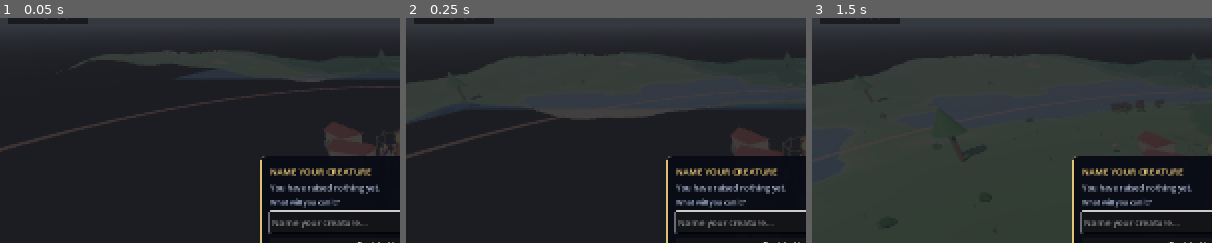
Above: before the commit, frames 1-3 (left to right).
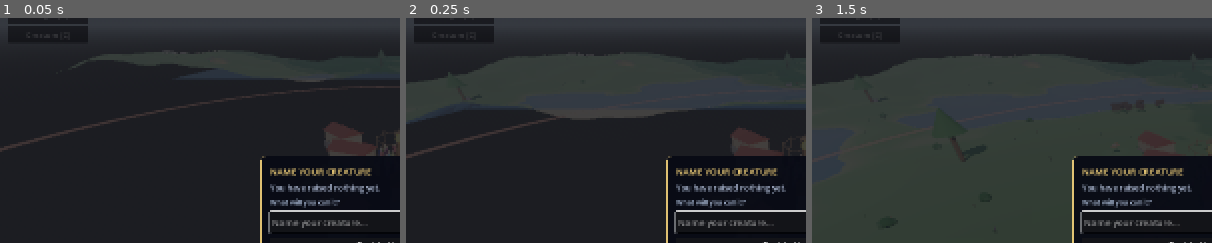
Above: after the commit, the same moments.

Repository: tjloman/tjloman
Game: Godot game, scene res://scenes/main.tscn
The game is run twice, just before and just after one commit, with the same random seed, the same clock (stepped at 60 frames per second) and the same inputs.
Inputs (mouse positions are % of the whole screen's width and height, from its top left):
- Up to frame 1 (0.05 s): no input
- Up to frame 2 (0.25 s): no input
- Up to frame 3 (1.5 s): click (6, 11) at 0.5 s, where only the run after the commit has a clickable "Creature [C]"; click "Begin" at 1.25 s
The pictures show only the part of the screen within x 0-50%, y 8-58%; the shares and areas given below are measured in that part.

The runs differ from the first frame. In frame 1, 0.7% of the frame differs, in the area x 2-22%, y 3-8%; in frame 2, 0.8%; in frame 3, 0.8%.

Commit message:
Focusing him at his nest composes the shot, not a lock-on
A lock-on centres the beast and orbits him. At forty metres tall that is
a wall of creature and nothing else — no stones behind him, no fire, no
dancers, no torches, no trees, and the tablets you are trying to read are
squarely behind his back.

So asking to see him at his nest composes a picture instead: the eye
stands twenty-five metres out in front, one metre nine off the ground,
pitched seven degrees ABOVE level so sky and earth both fill the frame,
aiming at a point between his bed and the wall so the stones read over
him rather than behind him. It is the view somebody walking past the
front of the grounds has. The wall of faces fills about three fifths of
the frame width at that distance, and the fire and the dance ring sit
between the eye and him, so the dancers and the torches are in shot.

The framing is asked of the NEST, which is the only thing that knows
where its own bed and wall are, and the rig simply holds what it is
given. Any touch of the controls hands the shot back — a view you cannot
pan out of is a cutscene, not a camera.

C now cycles the three ways of looking at him in the order you want them:
the shot, then the ordinary lock-on, then release. Away from the nest
there is nothing to compose, so it is the lock-on and the release exactly
as before.

AND A WAY TO DO IT ON A PHONE, which there was not. C does this on a
keyboard and there is no C on a thumb; Praise and Scold only appear once
you are already locked on, so a phone could not get locked on at all. A
Creature button sits under the Villages button and fires the same action
the key does — the same road, not a second behaviour that happens to look
alike, because one of those two would quietly rot.

Praise and Scold now show for the composed shot as well as the lock-on.
Losing them at the exact moment you are sitting in front of him watching
him lie down would be perverse.

Co-Authored-By: Claude Opus 5 <noreply@anthropic.com>
Claude-Session: https://claude.ai/code/session_01NqBKfyc5c6bViy6kUi2S7P

Diff:
--- a/scripts/main.gd
+++ b/scripts/main.gd
@@ -335,12 +335,28 @@
 			creature.leash_to(divine_hand.ground_point)
 			GameState.announce("You lead your creature there. (G again to release.)")
 	elif event.is_action_pressed("find_creature") and is_instance_valid(creature):
-		# C toggles a LOCK-ON: the camera glides to the creature, keeps it
-		# centered, and orbits around it until you pan away (or press C again).
+		# C CYCLES THE THREE WAYS OF LOOKING AT HIM, in the order you want them.
+		#
+		# At his nest the first press composes THE SHOT — the whole place from
+		# the front, low down, stones and fire and dancers in one frame. A
+		# lock-on cannot do that: it centres the beast and orbits him, which at
+		# forty metres tall is a wall of creature and nothing else, with the
+		# stones you are trying to read hidden behind his back.
+		#
+		# Press again and it becomes the ordinary lock-on; again and it lets go.
+		# Away from the nest there is nothing to compose, so it is the lock-on
+		# and the release, exactly as it always was.
+		var nest := CreatureNest.holding(creature)
 		if camera_rig.follow_target == creature:
 			camera_rig.follow_target = null
+		elif nest != null and not camera_rig.framed:
+			var shot := nest.viewing()
+			camera_rig.frame_on(shot["aim"], shot["yaw"], shot["pitch"], shot["zoom"])
+			GameState.hint("His nest, from the front. Hold the stone wall to read it."
+				+ " C again to follow him instead.")
 		else:
 			camera_rig.follow_target = creature
+			camera_rig.framed = false
 			# Frame the whole beast — the lock-on distance scales with its size,
 			# so a towering full-grown creature isn't shot from inside its ankle.
 			var s := creature.scale.y
--- a/scripts/player/camera_rig.gd
+++ b/scripts/player/camera_rig.gd
@@ -20,6 +20,10 @@
 ## When set, the rig glides after this node (e.g. the creature) until the
 ## player pans away manually.
 var follow_target: Node3D = null
+## TRUE while the camera is holding a COMPOSED SHOT — a framing somebody asked
+## for by name rather than one the player steered to. Any touch of the controls
+## gives it back: a shot you cannot pan out of is a cutscene.
+var framed := false
 
 var _rotating := false
 var _touches := {}        # touch index -> screen position
@@ -87,6 +91,7 @@
 	input_dir.x = Input.get_action_strength("cam_right") - Input.get_action_strength("cam_left")
 	if input_dir != Vector2.ZERO:
 		follow_target = null  # manual panning breaks the follow
+		framed = false
 		# Pan speed scales with zoom so the world feels consistent at any height.
 		var speed := PAN_SPEED * (zoom_distance / 35.0)
 		var forward := -global_transform.basis.z
@@ -99,6 +104,7 @@
 
 	var rot := Input.get_action_strength("cam_rotate_right") - Input.get_action_strength("cam_rotate_left")
 	if rot != 0.0:
+		framed = false
 		_yaw_around_focus(-rot * ROTATE_SPEED * delta)
 
 	# The camera only ever sits back along its own +Z. Forcing x/y to zero
@@ -209,7 +215,24 @@
 ## Zoom by a factor, keeping the focus point fixed in frame: the rig
 ## origin slides toward (zoom in) or away from (zoom out) the hand by the
 ## same ratio as the zoom distance — standard dolly-to-cursor.
+## STAND HERE AND LOOK THAT WAY. Everything the rig needs to hold one composed
+## shot: where the eye aims, which way round it is, how far above level it
+## looks, and how far back it stands. It arrives outright rather than gliding in
+## — this is somebody pressing a key that means "show me", and a slow swoop from
+## wherever they happened to be is a worse answer than the picture.
+func frame_on(aim: Vector3, yaw: float, pitch: float, zoom: float) -> void:
+	follow_target = null
+	framed = true
+	global_position = aim
+	rotation.y = yaw
+	pitch_node.rotation_degrees.x = pitch
+	zoom_distance = clampf(zoom, MIN_ZOOM, MAX_ZOOM)
+	camera.position.z = zoom_distance
+	camera.rotation = Vector3.ZERO
+
+
 func _zoom_toward(factor: float) -> void:
+	framed = false
 	var new_zoom := clampf(zoom_distance * factor, MIN_ZOOM, MAX_ZOOM)
 	var ratio := new_zoom / zoom_distance
 	zoom_distance = new_zoom
@@ -237,6 +260,7 @@
 ## height so the whole settlement sits in frame.
 func snap_to(world_pos: Vector3) -> void:
 	follow_target = null
+	framed = false
 	global_position.x = world_pos.x
 	global_position.z = world_pos.z
 	zoom_distance = clampf(zoom_distance, 22.0, 45.0)
@@ -245,6 +269,7 @@
 ## Pan by a world-space delta (used by DivineHand's grab-the-land drag).
 func pan_world(delta_vec: Vector3) -> void:
 	follow_target = null  # grabbing the land breaks the follow
+	framed = false
 	delta_vec.y = 0
 	global_position += delta_vec
 
--- a/scripts/ui/hud.gd
+++ b/scripts/ui/hud.gd
@@ -53,6 +53,10 @@
 var _roster_panel: PanelContainer
 var _roster_list: VBoxContainer
 var _roster_button: Button
+## THE ONE WAY TO REACH THE CREATURE ON A PHONE. C does it on a keyboard and
+## there is no C on a thumb — Praise and Scold only appear once you are already
+## locked on, so until now a phone could not get locked on at all.
+var _creature_button: Button
 var _roster_refresh := 0.0
 ## The casting session's own readout: a ring that fills as you press to open
 ## it, and a bar that drains once you stop drawing. Without these the session
@@ -71,6 +75,7 @@
 	_build_miracle_panel()
 	_build_creature_panel()
 	_build_praise_scold()
+	_build_creature_button()
 	_build_hover_label()
 	_build_message_label()
 	_build_help_panel()
@@ -303,6 +308,28 @@
 	add_child(_praise_scold)
 
 
+## Under the villages button, in the same plain style, because it is the same
+## kind of thing: somewhere to go.
+func _build_creature_button() -> void:
+	_creature_button = Button.new()
+	_creature_button.text = "Creature [C]"
+	_creature_button.position = Vector2(16, 84)
+	_creature_button.custom_minimum_size = Vector2(160, 34)
+	_creature_button.focus_mode = Control.FOCUS_NONE
+	_creature_button.add_theme_font_size_override("font_size", 15)
+	_creature_button.pressed.connect(_on_find_creature)
+	add_child(_creature_button)
+
+
+## EXACTLY WHAT C DOES, and by the same road — the key and the button must not
+## be two behaviours that happen to look alike, or one of them will quietly rot.
+func _on_find_creature() -> void:
+	var ev := InputEventAction.new()
+	ev.action = "find_creature"
+	ev.pressed = true
+	Input.parse_input_event(ev)
+
+
 func _big_button(text: String, tint: Color) -> Button:
 	var b := Button.new()
 	b.text = text
@@ -649,8 +676,12 @@
 ## here in plain words instead of a hover tooltip — the whole reason the
 ## lock-on exists on a phone.
 func _update_creature_panel() -> void:
+	# LOCKED ON, or holding the composed shot of him at his nest. Both are the
+	# player saying "him, now" — and losing Praise and Scold at the exact moment
+	# you are sitting in front of him watching him lie down would be perverse.
 	var locked := camera_rig != null and is_instance_valid(creature) \
-		and camera_rig.follow_target == creature
+		and (camera_rig.follow_target == creature
+			or (camera_rig.framed and CreatureNest.holding(creature) != null))
 	_creature_panel.visible = locked
 	_praise_scold.visible = locked
 	if not locked:
--- a/scripts/world/creature_nest.gd
+++ b/scripts/world/creature_nest.gd
@@ -58,6 +58,14 @@
 const FOOTPRINT := BED_LONG * 0.55
 const RING := 4.2
 const DANCERS := 8
+
+## THE VIEW FROM THE FRONT — see `viewing`. A shade above level so sky and
+## ground both show; far enough back that the whole stone wall is in frame and
+## near enough that the faces on it can be told apart; and an eye height that
+## clears a creature lying down without looking over the top of him.
+const VIEW_PITCH := 7.0
+const VIEW_BACK := 34.0
+const VIEW_EYE := 6.0
 
 ## What an evening of dancing is worth, per second per dancer. A circle of eight
 ## brings in rather more than a lone villager at a totem, which is the point:
@@ -332,6 +340,39 @@
 ## nothing else. He is told only that the place exists; whether he ever comes is
 ## between him and what he has learned — a beast raised badly may never use the
 ## house his village built him, and that is a thing worth being able to see.
+## THE NEST THE CREATURE IS STANDING ON THE GROUNDS OF, or null.
+static func holding(beast: Node3D) -> CreatureNest:
+	if beast == null or not is_instance_valid(beast):
+		return null
+	for n in beast.get_tree().get_nodes_in_group("creature_nest"):
+		var nest := n as CreatureNest
+		if nest != null and is_instance_valid(nest) \
+				and nest.global_position.distance_to(beast.global_position) <= GROUNDS:
+			return nest
+	return null
+
+
+## WHERE TO STAND TO SEE ALL OF IT: a villager's eye view from the front of the
+## grounds, low to the earth and looking up into the place.
+##
+## Deliberately not a lock-on. A lock-on centres the beast and orbits him, which
+## at forty metres tall is a wall of creature and nothing else — no stones
+## behind him, no fire, no dancers, no torches, no trees. What is wanted when
+## you ask to see him at home is the SHOT: everything that makes the nest what
+## it is, in one frame, from where somebody walking past the front of it stands.
+##
+## The aim sits between his bed and the wall so the stones read over his back
+## rather than being hidden behind him — and they are the thing you have to be
+## able to put a thumb on.
+func viewing() -> Dictionary:
+	return {
+		"aim": global_position + basis * Vector3(0.0, VIEW_EYE, BED_MID * 0.55),
+		"yaw": global_rotation.y,
+		"pitch": VIEW_PITCH,
+		"zoom": VIEW_BACK,
+	}
+
+
 static func offer(who: Creature, opts: Dictionary) -> void:
 	var nest := who.get_tree().get_first_node_in_group("creature_nest") as CreatureNest
 	if nest == null or not is_instance_valid(nest):
